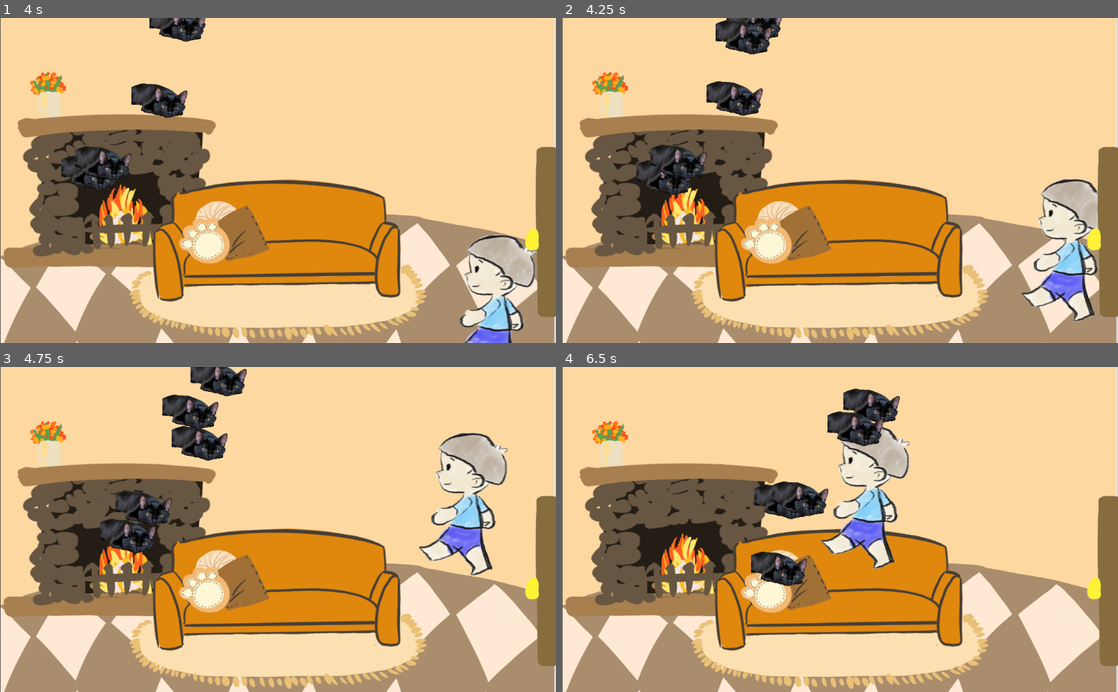
Above: before the commit, frames 1-4 (two rows, left to right).
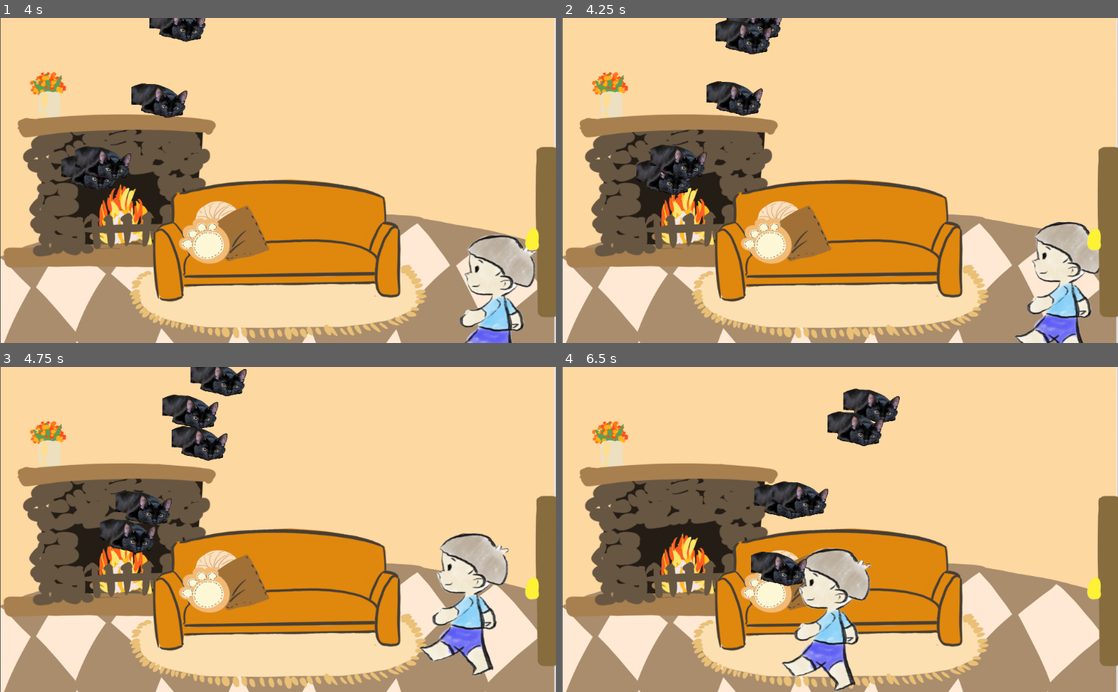
Above: after the commit, the same moments.

Repository: Baidadan67/Save-Wandering-Cats-Meow
Game: Godot game, scene res://Scene/Title/TitleRoom.tscn
The game is run twice, just before and just after one commit, with the same random seed, the same clock (stepped at 60 frames per second) and the same inputs.
Inputs (mouse positions are in pixels of both pictures, inside the frame that each line leads up to):
- Up to frame 1 (4 s): click "New game" at 0.5 s; tap Enter (ui_accept) at 1.25, 1.52, 2.27, 3.77 s; move the mouse to (400, 164) at 1.27 s; hold Right (ui_right) 1.28-2.03 s; click (400, 164) at 1.42 s; move the mouse to (166, 196) at 2.02 s; hold Down (ui_down) 2.03-2.78 s; move the mouse to (333, 109) at 2.77 s; hold Right (ui_right) 2.78-3.53 s; move the mouse to (250, 245) at 3.52 s; hold Up (ui_up) from 3.53 s (still down); click (250, 245) at 3.67 s
- Up to frame 2 (4.25 s): keep holding Up (ui_up)
- Up to frame 3 (4.75 s): move the mouse to (444, 578) at 4.27 s; release Up (ui_up) at 4.28 s; hold Left (ui_left) from 4.28 s (still down); tap Enter (ui_accept) at 4.52 s
- Up to frame 4 (6.5 s): move the mouse to (673, 480) at 5.02 s; tap Enter (ui_accept) at 5.27 s; move the mouse to (867, 529) at 5.77 s; release Left (ui_left) at 5.78 s; hold Down (ui_down) from 5.78 s (still down); click (867, 529) at 5.92 s

Frame 1 is identical in both runs. In frame 2, 4.6% of the frame differs, in the area x 81-97%, y 49-100%; in frame 3, 6.8%; in frame 4, 7.4%, in the area x 39-63%, y 18-100%.

Commit message:
change

Diff:
--- a/project/Scene/Inside/door.tscn
+++ b/project/Scene/Inside/door.tscn
@@ -5,10 +5,10 @@
 [ext_resource path="res://Scene/Inside/scripts/door.gd" type="Script" id=3]
 
 [sub_resource type="RectangleShape2D" id=2]
-extents = Vector2( 13, 143 )
+extents = Vector2( 38.5, 67.5 )
 
 [sub_resource type="RectangleShape2D" id=1]
-extents = Vector2( 37.5, 158.5 )
+extents = Vector2( 54.5, 77.5 )
 
 [node name="door" type="StaticBody2D"]
 script = ExtResource( 3 )
